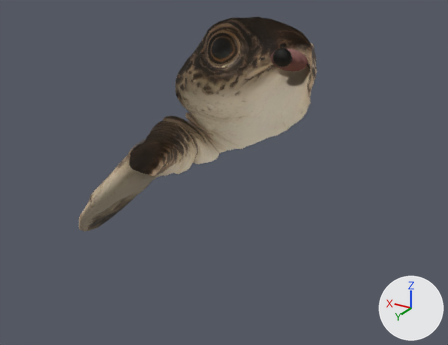
The glTF model public/assets/triassic/creatures/cartorhynchus.glb, before and after one commit.
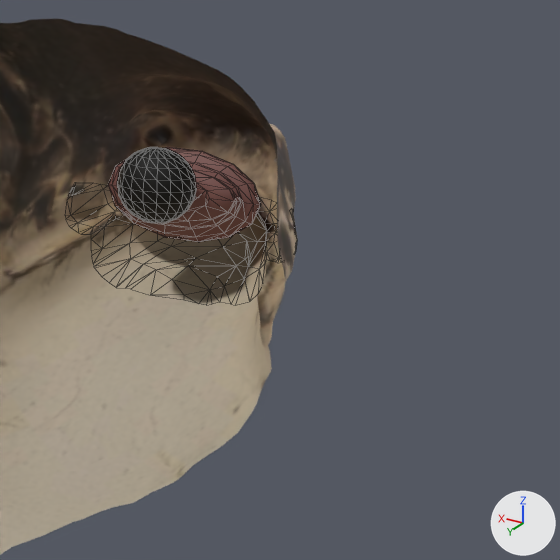
Old and new are each drawn from a camera (50 mm lens) standing at (-1.191, 1.555, 0.874) and looking at (0.149, -0.679, -0.244) and again close up on the part from 54% to 85% of the width and 4% to 43% of the height. Arrows for +X, +Y and +Z are at lower right; the lights stay in place. The first two pictures are the older version. The close-ups show mesh edges as thin lines. Everything nearer to the camera than a plane just in front of the edit is cut away. Vertices at exactly the same position are counted once.

In view in the first close-up: 'Cartorhynchus authored body', 'Cartorhynchus authored body lower jaw', 'Oral cavity lining', 'Seated jaw hinge tissue'.
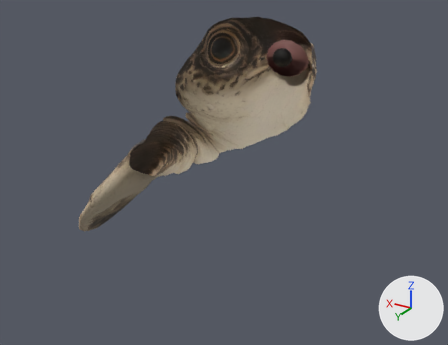
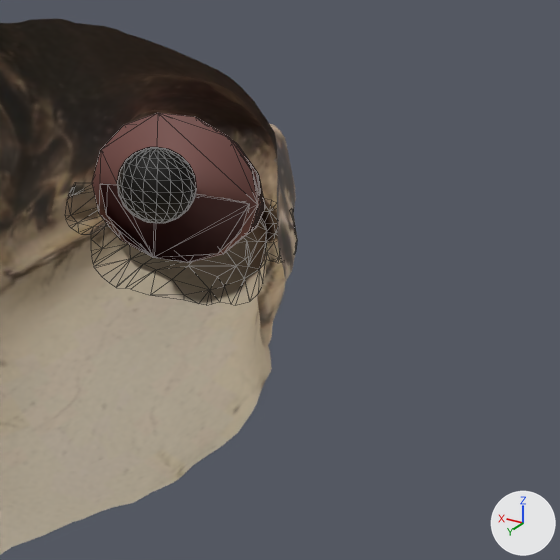
The change, as a list of edits to the scene's bpy script:
```text
Change me_oral_cavity_lining:
    used by ob_oral_cavity_lining; location = (0.0, 0.0, 0.0)
    remove me_oral_cavity_lining.from_pydata(...)  # 364 vertices, 724 faces; spans x -0.1..0.087, y -1.06..-0.97, z 0.179..0.282
    add me_oral_cavity_lining.from_pydata(...)  # 364 vertices, 720 faces; spans x -0.106..0.097, y -1.06..-0.97, z 0.161..0.323
    me_oral_cavity_lining part 1: 364 of 364 vertices moved; they spanned x -0.1..0.087, y -1.06..-0.97, z 0.179..0.282 and now span x -0.106..0.097, y -1.06..-0.97, z 0.161..0.323; mean shift (0.0, 0.0, 0.001)
```

Pixel boxes (x1, y1, x2, y2) of what changed, in the close-ups (560 x 560 px):
'Oral cavity lining', reshaped (13% wider, 57% taller)
    before: (108, 147, 261, 242)
    after: (92, 113, 265, 263)
